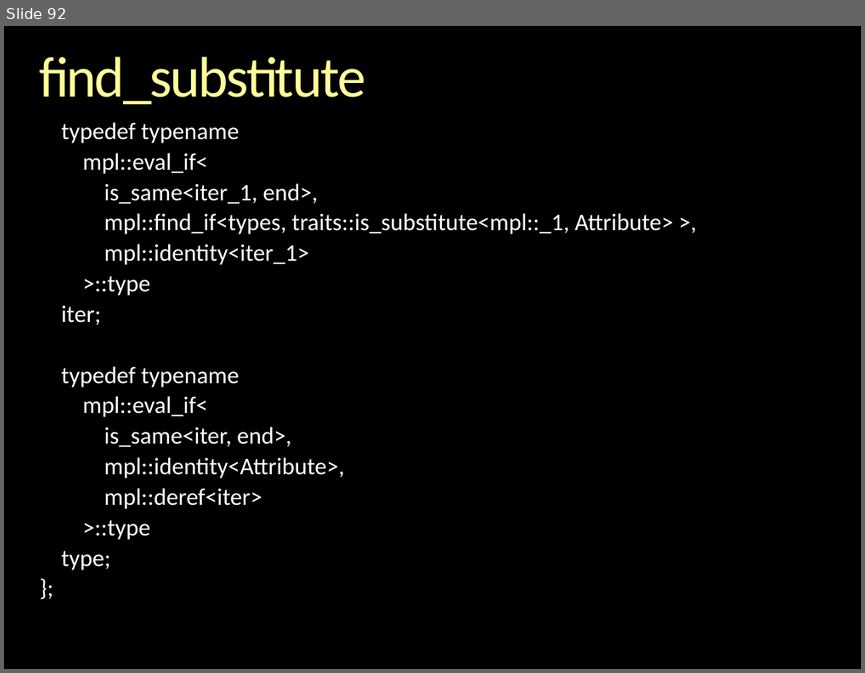
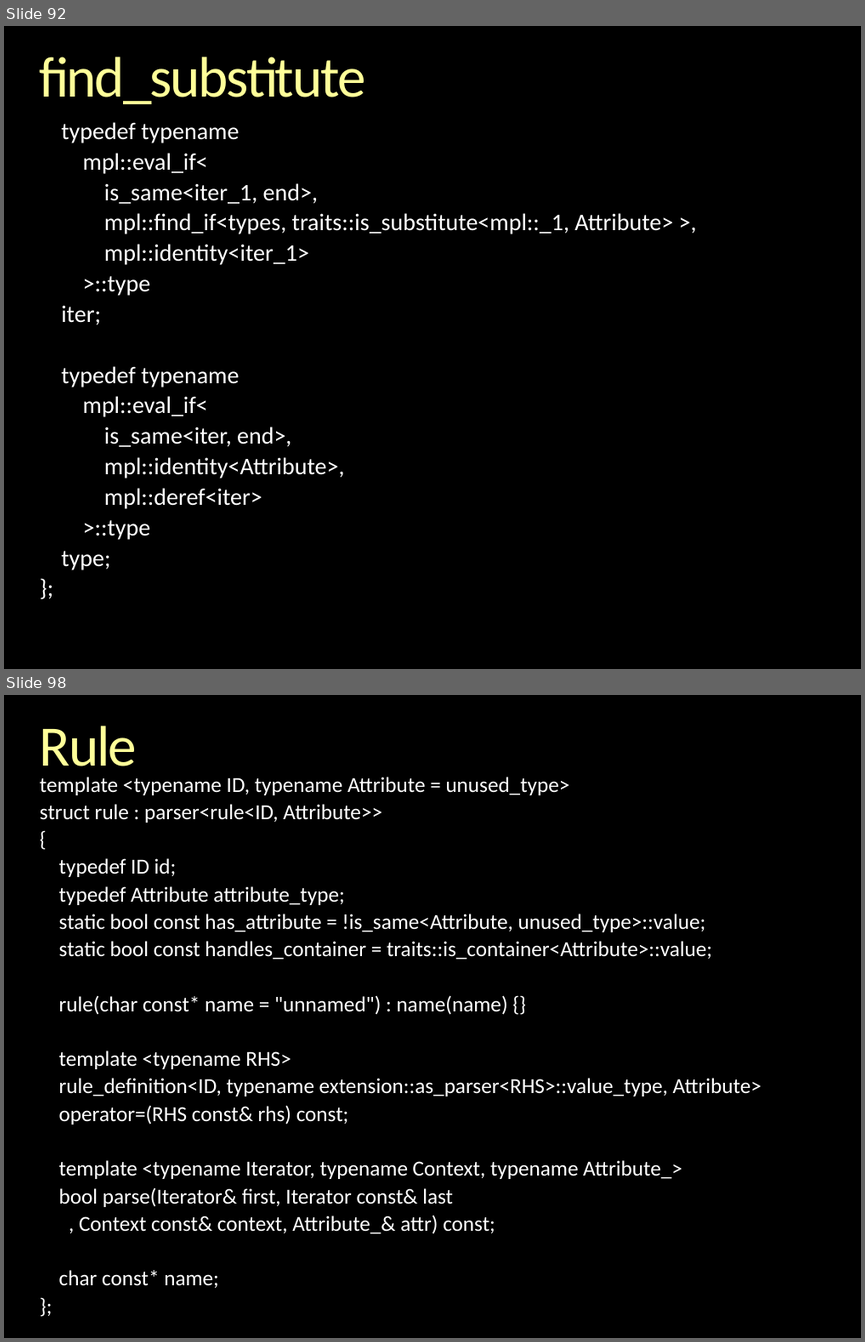
Before and after one commit to boostorg/spirit, a slide deck: libs/spirit/doc/cppnow_2013/Inside Spirit X3.pptx. Shown one above the other, each under a label of ours: slide 92 before the commit, slides 92 and 98 after it; the slides between them are not shown. The pictures are 865x673 and 865x1342 pixels, drawn with LibreOffice and Linux fonts; fonts in the diff are those of the drawing; background and template pictures are left out. Boxes give left, top, right and bottom in pixels: in the first picture for what was removed or moved away, otherwise in the second. Text is boxed around its words. In the diff, an @@ line names an element or a change of style, - is before the commit and + after.

```diff
--- a/libs/spirit/doc/cppnow_2013/Inside Spirit X3.pptx
+++ b/libs/spirit/doc/cppnow_2013/Inside Spirit X3.pptx
@@ slide 98 added at box(4, 695, 861, 1338), background picture (left out) @@
@@ title added at box(40, 726, 137, 779), 48 pt, text gradient #FFFFB9 to #FFFF99 to #F6AE1E @@
+Rule
@@ text added at box(40, 777, 761, 1287), 18 pt, text #FFFFFF @@
+template <typename ID, typename Attribute = unused_type>
+struct rule : parser<rule<ID, Attribute>>
+{
+typedef ID id;
+typedef Attribute attribute_type;
+static bool const has_attribute = !is_same<Attribute, unused_type>::value;
+static bool const handles_container = traits::is_container<Attribute>::value;
+rule(char const* name = "unnamed") : name(name) {}
+template <typename RHS>
+rule_definition<ID, typename extension::as_parser<RHS>::value_type, Attribute>
+operator=(RHS const& rhs) const;
+template <typename Iterator, typename Context, typename Attribute_>
+bool parse(Iterator& first, Iterator const& last
+, Context const& context, Attribute_& attr) const;
+char const* name;
+};
```
Also in this commit, not shown: 7 slides changed, 23 other slides added, 1 other file.
